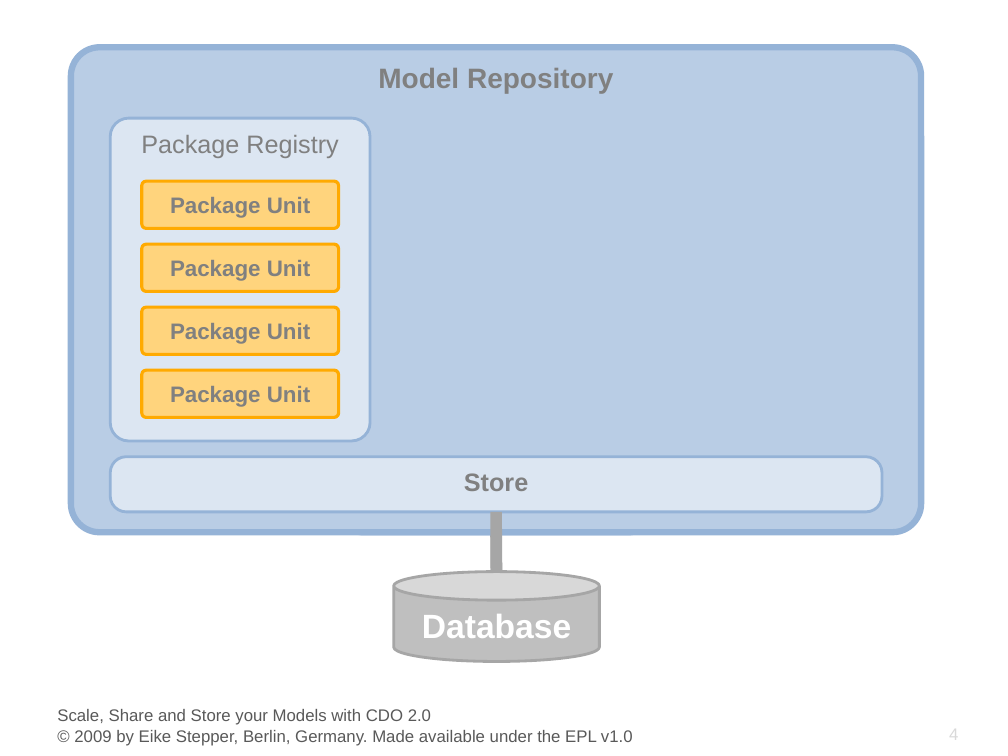
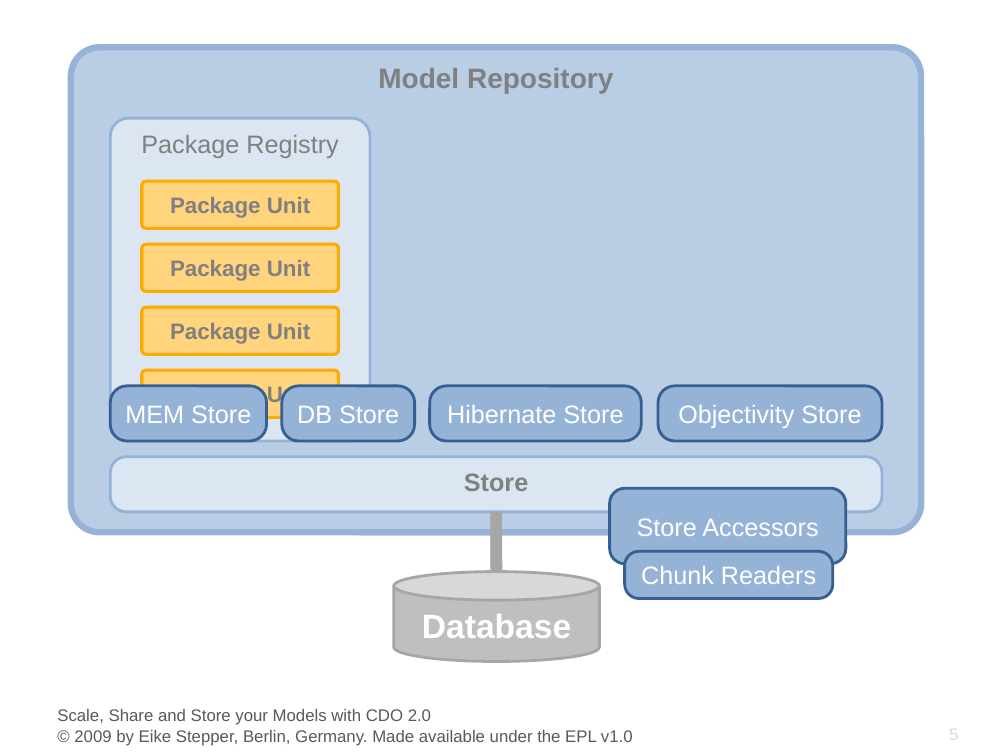
Before and after one commit to eclipse-cdo/cdo.www, a slide deck: slide 5 of documentation/presentations/EclipseCon_2009/CDO_EclipseCon_2009.pptx (slide 4 before the commit). Drawn at 1008x756 pixels with LibreOffice and Linux fonts; fonts in the diff are those of the drawing; background and template pictures are left out. Boxes give left, top, right and bottom in pixels: in the first picture for what was removed or moved away, otherwise in the second. Text is boxed around its words. In the diff, an @@ line names an element or a change of style, - is before the commit and + after.

```diff
--- a/documentation/presentations/EclipseCon_2009/CDO_EclipseCon_2009.pptx
+++ b/documentation/presentations/EclipseCon_2009/CDO_EclipseCon_2009.pptx
@@ rounded rectangle added at box(110, 386, 266, 442), fill #95B3D7, outline #376092 2 pt, 18 pt, text #FFFFFF @@
+MEM Store
@@ rounded rectangle added at box(282, 386, 415, 442), fill #95B3D7, outline #376092 2 pt, 18 pt, text #FFFFFF @@
+DB Store
@@ rounded rectangle added at box(429, 386, 641, 442), fill #95B3D7, outline #376092 2 pt, 18 pt, text #FFFFFF @@
+Hibernate Store
@@ rounded rectangle added at box(658, 386, 882, 442), fill #95B3D7, outline #376092 2 pt, 18 pt, text #FFFFFF @@
+Objectivity Store
@@ rounded rectangle added at box(610, 488, 846, 563), fill #95B3D7, outline #376092 2 pt, 18 pt, text #FFFFFF @@
+Store Accessors
@@ rounded rectangle added at box(625, 551, 834, 599), fill #95B3D7, outline #376092 2 pt, 18 pt, text #FFFFFF @@
+Chunk Readers
@@ page number at box(949, 726, 958, 745): text changed @@
-4
+5
```
Also in this commit, not shown: 2 other slides changed, 1 slide added, 1 slide removed.
